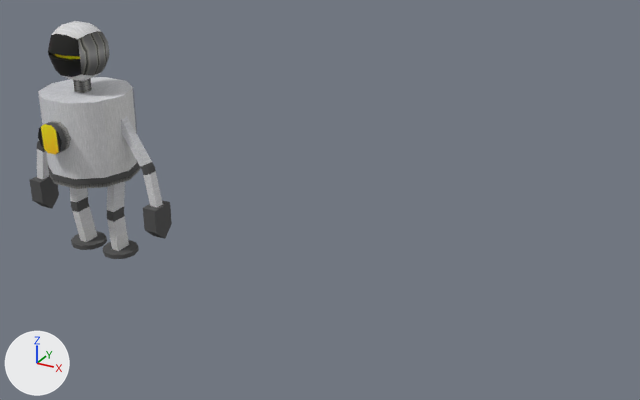
The FBX model Assets/Characters/Models/IBOT_MESH.FBX, before and after one commit.
Both versions are drawn from a 50 mm camera at (2.53, -2.6, 1.76) aimed at (1.08, 0.05, 0.44). Every picture has the same lights, and +X, +Y and +Z are marked at lower left. Where no turn or scale is listed for an object, it has been applied to the vertices.

Script lines for the objects in view, before the commit:
```python
ob_box03 = bpy.data.objects.new('Box03', me_mesh_007)
ob_box03.location = (0.323, 0.017, 0.165)
ob_cylinder03 = bpy.data.objects.new('Cylinder03', me_mesh_003)
ob_cylinder03.location = (0.005, -0.148, 0.571)
ob_cylinder04 = bpy.data.objects.new('Cylinder04', me_mesh_005)
ob_cylinder04.location = (-0.075, 0.014, 0.0)
ob_head = bpy.data.objects.new('Head', me_mesh_002)
ob_head.location = (0.007, -0.004, 0.758)
ob_ibot = bpy.data.objects.new('IBot', me_mesh)
ob_ibot.location = (0.005, 0.015, 0.353)
ob_line05 = bpy.data.objects.new('Line05', me_mesh_001)
ob_line05.location = (0.007, -0.004, 0.758)
ob_line06 = bpy.data.objects.new('Line06', me_mesh_004)
ob_line06.location = (-0.084, 0.016, 0.193)
ob_line09 = bpy.data.objects.new('Line09', me_mesh_006)
ob_line09.location = (0.266, 0.018, 0.419)
```
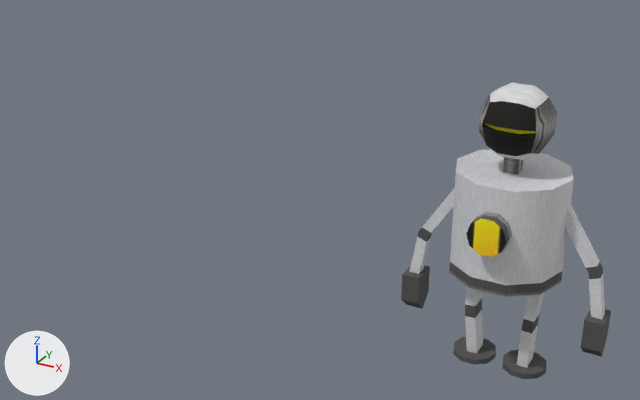
The edits, one by one:
me_mesh is used by ob_ibot; location (0.005, 0.015, 0.353).
me_mesh had 20 vertices, 36 faces and spanned x -0.19..0.19, y -0.181..0.181, z 0.0..0.361.
me_mesh now has 256 vertices, 436 faces and spans x -0.347..0.35, y -0.235..0.181, z -0.353..0.635.
me_mesh part 1: a new loose piece, a 10-sided cylinder along z spanning x -0.156..-0.003, y -0.075..0.072, z -0.353..-0.334, in mat_material__0 (picture img_characters_master_d_png).
me_mesh part 2: a new loose piece, a 10-sided cylinder along z spanning x 0.024..0.178, y -0.075..0.072, z -0.353..-0.334, in mat_material__0 (picture img_characters_master_d_png).
Part 3, on me_mesh:
133 vertices are added at x -0.347..0.35, y -0.235..0.09, z -0.344..0.635.
20 new vertices lie (0.0, 0.068, 0.0) away from vertices in x -0.118..0.14, y -0.056..-0.033, z -0.344..0.023.
20 new vertices lie (0.0, 0.037, 0.0) away from vertices in x -0.344..0.346, y -0.016, z -0.149..0.284.
10 new vertices lie (0.073, 0.0, 0.0) away from vertices in x -0.035, y -0.129..0.09, z 0.416..0.635.
8 new vertices lie (0.0, 0.0, 0.1) away from vertices in x -0.347..0.35, y -0.048..0.052, z -0.188.
5 new vertices lie (0.001, -0.066, 0.0) away from vertices in x -0.02..0.063, y -0.169, z 0.157..0.278.
328 new faces join them.
Object 'Line06' (ob_line06) is deleted.
Object 'IBot' (ob_ibot) moves from (0.005, 0.015, 0.353) to (1.805, 0.006, 0.353).
Object 'Cylinder04' (ob_cylinder04) is deleted.
Object 'Line09' (ob_line09) is deleted.
Object 'Box03' (ob_box03) is deleted.
Object 'Line05' (ob_line05) is deleted.
Object 'Head' (ob_head) is deleted.
Object 'Cylinder03' (ob_cylinder03) is deleted.

Location of each change, (x1, y1, x2, y2) in pixels of the pictures (640 x 400 px):
'IBot', reshaped, moved (105% wider, 164% taller): before (38, 77, 140, 189); after (401, 82, 611, 379)
'Head', deleted: before (48, 21, 109, 81)
'Line06', deleted: before (70, 182, 129, 251)
'Line09', deleted: before (37, 115, 163, 207)
'Box03', deleted (black): before (30, 175, 172, 239)
'Cylinder03', deleted: before (38, 121, 71, 154)
'Cylinder04', deleted: before (71, 231, 139, 259)
'Line05', deleted: before (73, 78, 92, 93)
part 1 of me_mesh, added: after (453, 337, 496, 365)
part 2 of me_mesh, added: after (502, 350, 547, 379)
part 3 of me_mesh, added: after (401, 82, 611, 368)
